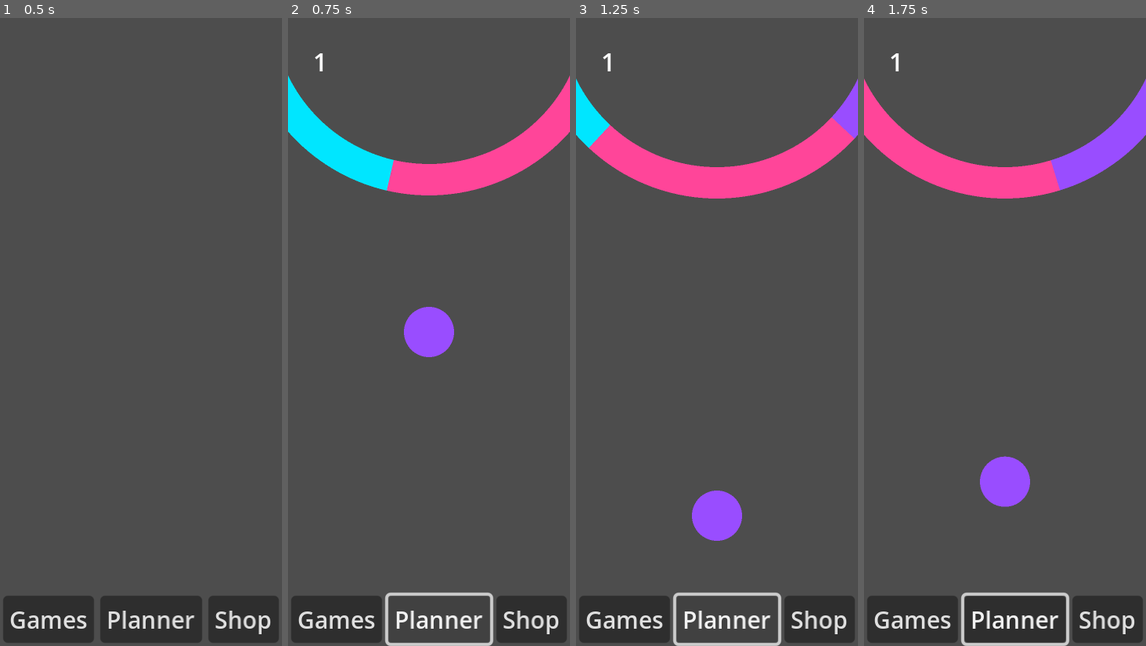
Above: before the commit, frames 1-4 (left to right).
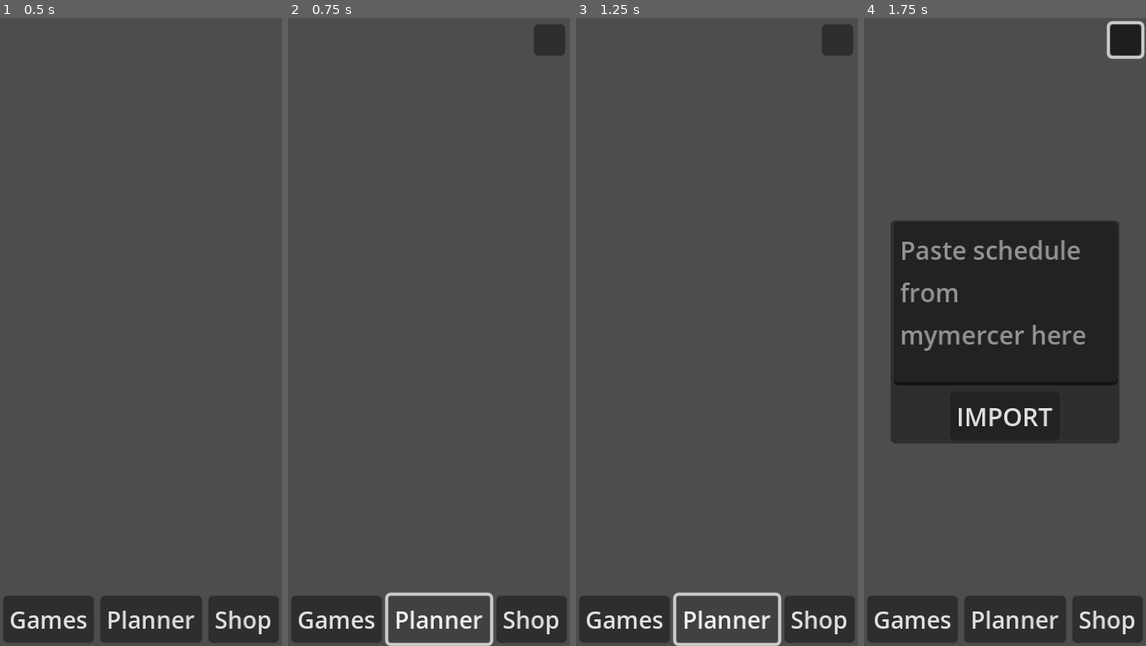
Above: after the commit, the same moments.

Repository: RajwolChapagain/Calma-Mobile-App
Game: Godot game, scene res://Global/Scenes/world.tscn
Two runs of this game, one before a commit and one after it. Both use one fixed random seed, a clock stepped at 60 frames per second and the inputs below.
Inputs (mouse positions are in pixels of both pictures, inside the frame that each line leads up to):
- Up to frame 1 (0.5 s): no input
- Up to frame 2 (0.75 s): click "Planner" at 0.5 s
- Up to frame 3 (1.25 s): no input
- Up to frame 4 (1.75 s): click (1126, 43) at 1.27 s

Frame 1 is identical in both runs. In frame 2, 7.7% of the frame differs, in the area x 0-100%, y 1-54%; in frame 3, 7.7%; in frame 4, 37%, in the area x 0-100%, y 0-100%.

Commit message:
Created planner scene with schedule importer and integrated it to main scene

Diff:
--- /dev/null
+++ b/Calendar/Scenes/planner.tscn
@@ -0,0 +1,26 @@
+[gd_scene load_steps=2 format=3 uid="uid://bp5dj6suhdjor"]
+
+[ext_resource type="PackedScene" uid="uid://b0dalpv8mvfw6" path="res://Calendar/Scenes/schedule_importer.tscn" id="1_tyjx4"]
+
+[node name="Planner" type="Control"]
+layout_mode = 3
+anchors_preset = 15
+anchor_right = 1.0
+anchor_bottom = 1.0
+grow_horizontal = 2
+grow_vertical = 2
+
+[node name="MarginContainer" type="MarginContainer" parent="."]
+layout_mode = 1
+anchors_preset = 15
+anchor_right = 1.0
+anchor_bottom = 1.0
+grow_horizontal = 2
+grow_vertical = 2
+theme_override_constants/margin_left = 3
+theme_override_constants/margin_top = 4
+theme_override_constants/margin_right = 3
+theme_override_constants/margin_bottom = 4
+
+[node name="ScheduleImporter" parent="MarginContainer" instance=ExtResource("1_tyjx4")]
+layout_mode = 2
--- /dev/null
+++ b/Calendar/Scenes/schedule_importer.tscn
@@ -0,0 +1,75 @@
+[gd_scene load_steps=2 format=3 uid="uid://b0dalpv8mvfw6"]
+
+[ext_resource type="Script" uid="uid://b6uqrbwudw3ra" path="res://Calendar/Scripts/schedule_importer.gd" id="1_wxwin"]
+
+[node name="ScheduleImporter" type="Control"]
+layout_mode = 3
+anchors_preset = 15
+anchor_right = 1.0
+anchor_bottom = 1.0
+grow_horizontal = 2
+grow_vertical = 2
+size_flags_horizontal = 3
+size_flags_vertical = 3
+script = ExtResource("1_wxwin")
+SAVED_COURSES_DIRECTORY = "res://Calendar/SavedCourses"
+
+[node name="PopupButton" type="Button" parent="."]
+unique_name_in_owner = true
+custom_minimum_size = Vector2(20, 20)
+layout_mode = 1
+anchors_preset = 1
+anchor_left = 1.0
+anchor_right = 1.0
+offset_left = -8.0
+offset_bottom = 8.0
+grow_horizontal = 0
+toggle_mode = true
+
+[node name="ImportPanel" type="Panel" parent="."]
+unique_name_in_owner = true
+visible = false
+layout_mode = 1
+anchors_preset = 8
+anchor_left = 0.5
+anchor_top = 0.5
+anchor_right = 0.5
+anchor_bottom = 0.5
+offset_left = -73.0
+offset_top = -71.0
+offset_right = 73.0
+offset_bottom = 71.0
+grow_horizontal = 2
+grow_vertical = 2
+
+[node name="MarginContainer" type="MarginContainer" parent="ImportPanel"]
+layout_mode = 1
+anchors_preset = 15
+anchor_right = 1.0
+anchor_bottom = 1.0
+grow_horizontal = 2
+grow_vertical = 2
+theme_override_constants/margin_left = 2
+theme_override_constants/margin_top = 1
+theme_override_constants/margin_right = 1
+theme_override_constants/margin_bottom = 2
+
+[node name="VBoxContainer" type="VBoxContainer" parent="ImportPanel/MarginContainer"]
+layout_mode = 2
+
+[node name="ScheduleEntryTextField" type="TextEdit" parent="ImportPanel/MarginContainer/VBoxContainer"]
+unique_name_in_owner = true
+layout_mode = 2
+size_flags_horizontal = 3
+size_flags_vertical = 3
+placeholder_text = "Paste schedule from mymercer here"
+wrap_mode = 1
+caret_blink = true
+
+[node name="ImportButton" type="Button" parent="ImportPanel/MarginContainer/VBoxContainer"]
+layout_mode = 2
+size_flags_horizontal = 4
+text = "IMPORT"
+
+[connection signal="toggled" from="PopupButton" to="." method="_on_popup_button_toggled"]
+[connection signal="pressed" from="ImportPanel/MarginContainer/VBoxContainer/ImportButton" to="." method="_on_import_button_pressed"]
--- /dev/null
+++ b/Calendar/Scripts/schedule_importer.gd
@@ -0,0 +1,19 @@
+class_name ScheduleImporter extends Control
+
+@export_dir var SAVED_COURSES_DIRECTORY: String
+
+func _on_popup_button_toggled(toggled_on: bool) -> void:
+	if toggled_on:
+		%ImportPanel.visible = true
+	else:
+		%ImportPanel.visible = false
+
+func _on_import_button_pressed() -> void:
+	save_courses_to_disk(ScheduleParser.get_courses(%ScheduleEntryTextField.text))
+	%ScheduleEntryTextField.clear()
+	%PopupButton.button_pressed = false
+	_on_popup_button_toggled(%PopupButton.button_pressed)
+
+func save_courses_to_disk(courses: Array[Course]) -> void:
+	for course in courses:
+		ResourceSaver.save(course, SAVED_COURSES_DIRECTORY + '/' + course.title + '.tres')
--- a/Calendar/Scripts/schedule_parser.gd
+++ b/Calendar/Scripts/schedule_parser.gd
@@ -6,7 +6,7 @@
 	var course_line_follows = false
 	for line in schedule_text.split('\n'):
 		if course_line_follows and not line.strip_edges().is_empty():
-			var course: Course = get_course_from_line(line)
+			var course: Course = _get_course_from_line(line)
 			if course != null:
 				parsed_courses.append(course)
 
@@ -17,7 +17,7 @@
 
 	return parsed_courses
 
-static func get_course_from_line(line: String) -> Course:
+static func _get_course_from_line(line: String) -> Course:
 	var items = line.split('\t')
 
 	var days: String = items[7]
@@ -32,14 +32,14 @@
 	var end_date: String = items[6]
 	var weekdays: Array[Time.Weekday] = []
 	for day: String in items[7].split(' '):
-		weekdays.append(get_weekday_from_char(day))
+		weekdays.append(_get_weekday_from_char(day))
 
-	var start_time: String = get_24_hr_time_format(items[8])
-	var end_time: String = get_24_hr_time_format(items[9])
+	var start_time: String = _get_24_hr_time_format(items[8])
+	var end_time: String = _get_24_hr_time_format(items[9])
 
 	return Course.new(title, start_date, end_date, weekdays, start_time, end_time)
 
-static func get_weekday_from_char(c: String) -> Time.Weekday:
+static func _get_weekday_from_char(c: String) -> Time.Weekday:
 	if c == 'M':
 		return Time.Weekday.WEEKDAY_MONDAY
 	elif c == 'T':
@@ -55,7 +55,7 @@
 		return Time.WEEKDAY_SATURDAY
 
 # Precondition: time is in the format HH:MM AM/PM
-static func get_24_hr_time_format(time: String) -> String:
+static func _get_24_hr_time_format(time: String) -> String:
 	time = time.strip_edges()
 	var am_or_pm = time.substr(len(time) - 2, 2)
 	var hour: int = int(time.substr(0, time.find(':')))
--- a/Global/Scenes/panel_button.gd
+++ b/Global/Scenes/panel_button.gd
@@ -1,6 +1,6 @@
 extends Button
 
-@onready var scene_container:Node2D = $"../../../../ActiveScene"
+@onready var scene_container:Node = $"../../../../ActiveScene"
 @export var panel:String = "res://Minigames/ColorSwitch/Scenes/Main.tscn"
 
 #Add smooth screen transition later
--- a/Global/Scenes/panel_controller.tscn
+++ b/Global/Scenes/panel_controller.tscn
@@ -37,6 +37,7 @@
 text = "Planner"
 expand_icon = true
 script = ExtResource("2_3qwl3")
+panel = "res://Calendar/Scenes/planner.tscn"
 
 [node name="PanelButtonShop" type="Button" parent="HBoxContainer"]
 layout_mode = 2
--- a/Global/Scenes/world.tscn
+++ b/Global/Scenes/world.tscn
@@ -15,4 +15,4 @@
 offset_top = -2.0
 offset_bottom = -2.0
 
-[node name="ActiveScene" type="Node2D" parent="."]
+[node name="ActiveScene" type="Node" parent="."]
Not shown, added: Calendar/Scripts/schedule_importer.gd.uid
